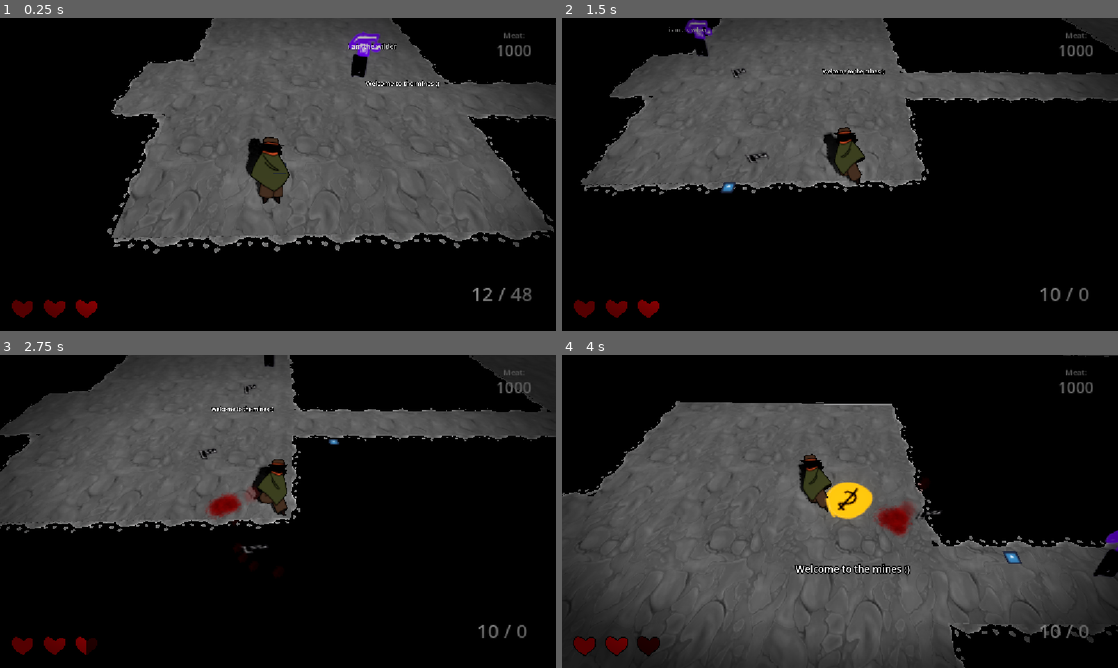
Above: before the commit, frames 1-4 (two rows, left to right).
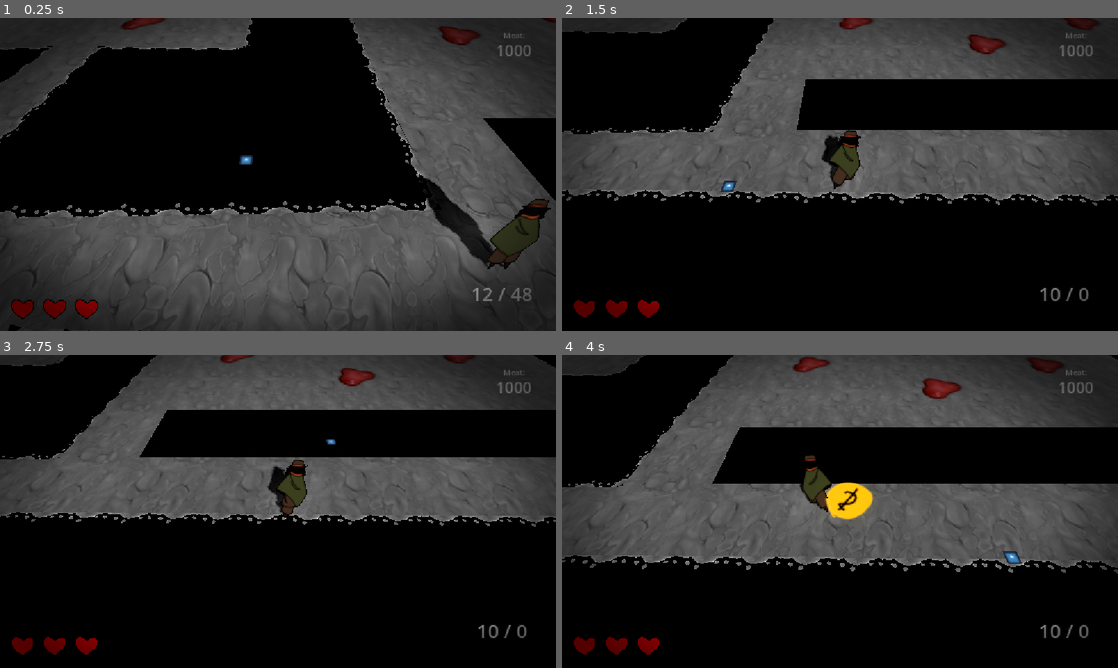
Above: after the commit, the same moments.

Repository: gmuGADIG/DEADSHOT
Game: Godot game, scene res://world/levels/mines/level_mines.tscn
Same seed, same stepped clock (60 frames per second), same inputs: the game is played once before the commit and once after it. This scene is started directly instead of the project's main scene. The engine's default icon, where the game draws it, is replaced by a stand-in: a white triangle on a blue panel in a dark square. Sound files missing from this copy of the repository are replaced by a short silence.
Inputs (mouse positions are in pixels of both pictures, inside the frame that each line leads up to):
- Up to frame 1 (0.25 s): no input
- Up to frame 2 (1.5 s): move the mouse to (962, 158) at 0.52 s; press the mouse at (962, 158) at 0.53 s; hold D (move_right) 0.53-1.28 s; move the mouse to (728, 190) at 1.27 s; release the mouse at (728, 190) at 1.28 s; hold S (move_down) from 1.28 s (still down); tap E (interact) at 1.35 s
- Up to frame 3 (2.75 s): move the mouse to (333, 442) at 2.02 s; release S (move_down) at 2.03 s; hold D (move_right) from 2.03 s (still down); hold Shift (quick_purchase) from 2.03 s (still down)
- Up to frame 4 (4 s): move the mouse to (812, 574) at 2.77 s; release D (move_right) at 2.78 s; release Shift (quick_purchase) at 2.78 s; hold W (move_up) 2.78-3.53 s; tap Space (roll) at 2.85 s; move the mouse to (1006, 558) at 3.52 s; hold A (move_left) from 3.53 s (still down); hold Right mouse button (whip) from 3.53 s (still down)

The runs differ from the first frame. In frame 1, 70% of the frame differs, in the area x 0-100%, y 0-100%; in frame 2, 31%; in frame 3, 31%; in frame 4, 59%.

Commit message:
Update level_mines.tscn

Diff:
--- a/world/levels/mines/level_mines.tscn
+++ b/world/levels/mines/level_mines.tscn
@@ -44,7 +44,7 @@
 alpha_antialiasing_mode = 0
 albedo_texture = ExtResource("4_fb8xb")
 uv1_scale = Vector3(1, 2, 1)
-uv1_offset = Vector3(0, 1.705, 0)
+uv1_offset = Vector3(0, 1.495, 0)
 
 [sub_resource type="StandardMaterial3D" id="StandardMaterial3D_akuqq"]
 transparency = 2
@@ -118,7 +118,7 @@
 text = "Welcome to the mines :)"
 
 [node name="Player" parent="." index="6"]
-transform = Transform3D(1, 0, 0, 0, 1, 0, 0, 0, 1, -2.4667149, 0, 9.848493)
+transform = Transform3D(1, 0, 0, 0, 1, 0, 0, 0, 1, 58.255447, 0, 29.254498)
 
 [node name="Wilder" parent="." index="8" instance=ExtResource("6_fb8xb")]
 transform = Transform3D(1, 0, 0, 0, 1, 0, 0, 0, 1, 1.1438756, 0.008993983, 4.0566435)
@@ -132,6 +132,7 @@
 
 [node name="Encounter" parent="." index="12" instance=ExtResource("11_rkdtq")]
 transform = Transform3D(1, 0, 0, 0, 1, 0, 0, 0, 1, 37.16222, 1.5018328e-06, 4.769372)
+appear_delay = 0.04
 
 [node name="EncounterShape" type="CollisionShape3D" parent="Encounter" index="1"]
 transform = Transform3D(1, 0, 0, 0, 1, 0, 0, 0, 1, -0.3190918, 0, -0.59942627)
@@ -229,6 +230,7 @@
 
 [node name="Encounter2" parent="." index="13" instance=ExtResource("11_rkdtq")]
 transform = Transform3D(1, 0, 0, 0, 1, 0, 0, 0, 1, 74.662285, 0.5700009, 14.503639)
+appear_delay = 0.035
 
 [node name="EncounterShape" type="CollisionShape3D" parent="Encounter2" index="1"]
 transform = Transform3D(1, 0, 0, 0, 1, 0, 0, 0, 1, 0.68078613, 0, -0.7536011)
